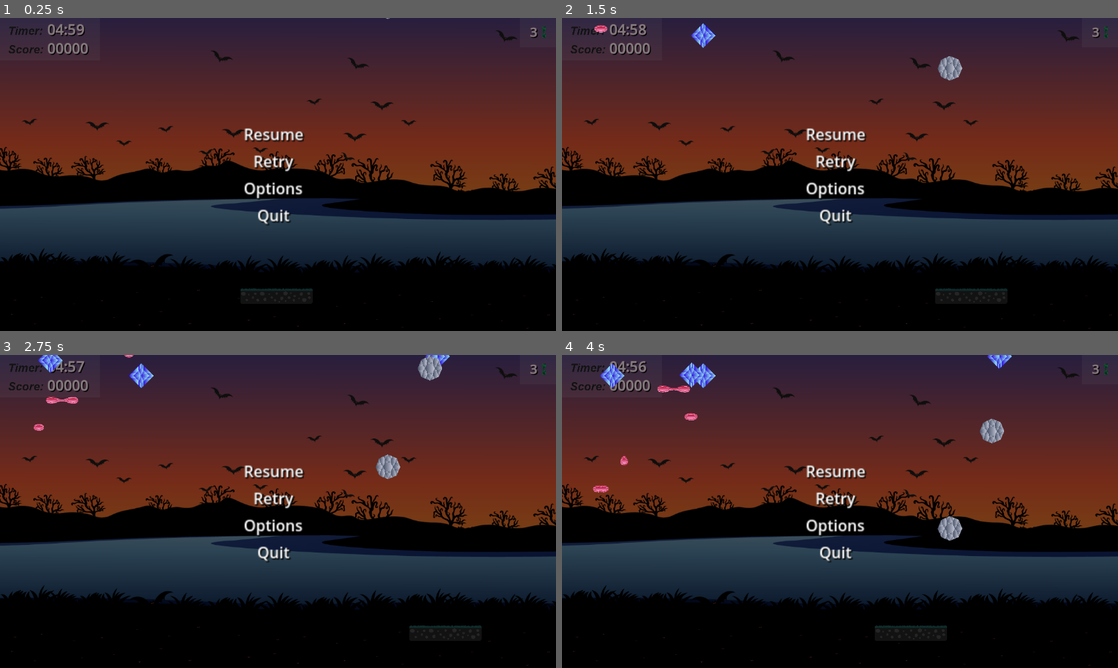
Above: before the commit, frames 1-4 (two rows, left to right).
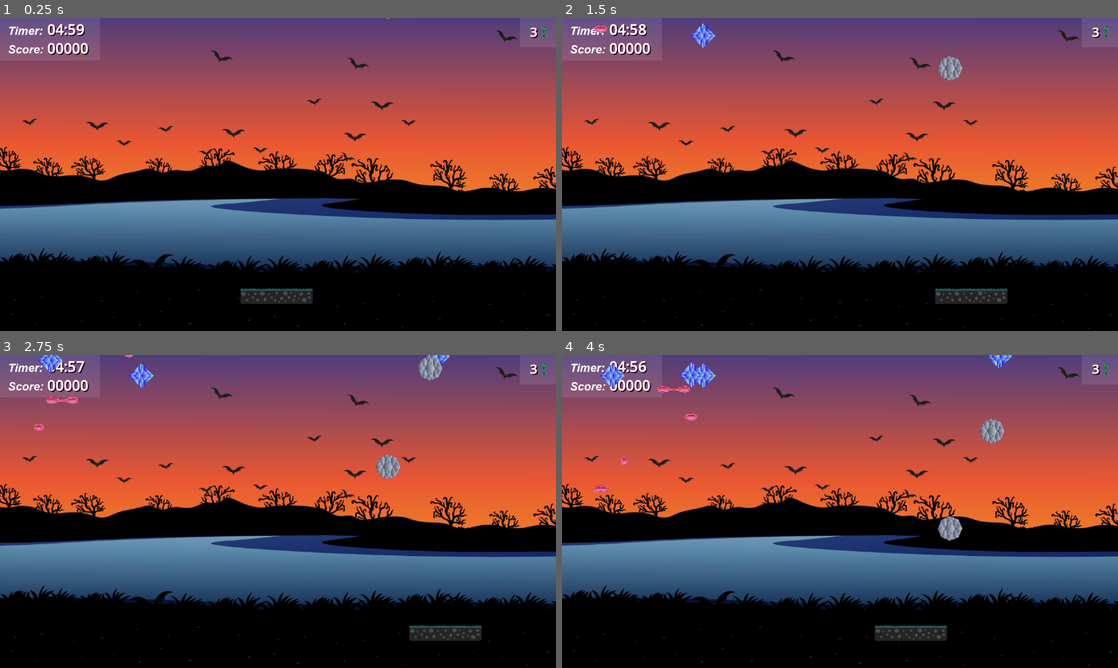
Above: after the commit, the same moments.

Repository: ZuNTeR/GemCatcher
Game: Godot game, scene res://scenes/game.tscn
Same seed, same stepped clock (60 frames per second), same inputs: the game is played once before the commit and once after it.
Inputs:
- Up to frame 1 (0.25 s): no input
- Up to frame 2 (1.5 s): hold D (right) 0.53-1.28 s; tap C (c) at 0.6 s; tap X (x) at 0.8, 1.35 s; hold A (left) from 1.28 s (still down)
- Up to frame 3 (2.75 s): tap C (c) at 1.55, 2.1 s; release A (left) at 2.03 s; hold D (right) from 2.03 s (still down); tap X (x) at 2.3 s
- Up to frame 4 (4 s): release D (right) at 2.78 s; hold W (up) 2.78-3.53 s; tap X (x) at 2.85, 3.8 s; tap C (c) at 3.05 s; hold A (left) from 3.53 s (still down); tap Z (z) at 3.6 s

The runs differ from the first frame. In frame 1, 68% of the frame differs, in the area x 0-100%, y 0-100%; in frame 2, 68%; in frame 3, 67%; in frame 4, 67%.

Commit message:
timer/score pronto

Diff:
--- a/scenes/game.gd
+++ b/scenes/game.gd
@@ -172,7 +172,6 @@
 
 func ricochet_gem() -> void:
 	if numeroRicochets != 1:
-		numeroRicochets = 1
 		if lado == 1 and ladoIr == 0:
 			ladoIr = randi_range(-100, -50)
 		elif lado == 2 and ladoIr == 0:
--- a/scenes/game.tscn
+++ b/scenes/game.tscn
@@ -12,8 +12,8 @@
 [ext_resource type="PackedScene" uid="uid://pm361haybj3e" path="res://scenes/doublepaddle.tscn" id="6_i45sq"]
 [ext_resource type="AudioStream" uid="uid://bdkydogjxp6m7" path="res://assets/explode.wav" id="7_3yv10"]
 [ext_resource type="Texture2D" uid="uid://bxcat4ogrjgs5" path="res://assets/gemas_Sprite de gema de adição de tempo.png" id="9_g081d"]
-[ext_resource type="Texture2D" uid="uid://2x46gro4nhn5" path="res://assets/Ui_Prancheta 1.png" id="9_wfcf6"]
-[ext_resource type="Texture2D" uid="uid://bfqr4t6t5sl3q" path="res://assets/Ui 1_Prancheta 1.png" id="10_o0qd7"]
+[ext_resource type="Texture2D" uid="uid://bfqr4t6t5sl3q" path="res://assets/Ui_Branco_transparente_10%.png" id="10_o0qd7"]
+[ext_resource type="Texture2D" uid="uid://dcndhv260pt3c" path="res://assets/Ui_Timer_Score.png" id="12_k0idk"]
 [ext_resource type="PackedScene" uid="uid://cwvf7d7t262fb" path="res://scenes/pause.tscn" id="15_1qjsh"]
 
 [sub_resource type="WorldBoundaryShape2D" id="WorldBoundaryShape2D_t4kwg"]
@@ -91,7 +91,7 @@
 [node name="UiPrancheta1" type="Sprite2D" parent="Infos"]
 position = Vector2(94, 34)
 scale = Vector2(0.225455, 0.225455)
-texture = ExtResource("9_wfcf6")
+texture = ExtResource("12_k0idk")
 
 [node name="Ui1Prancheta1" type="Sprite2D" parent="Infos"]
 position = Vector2(1190, 2.00002)
@@ -159,6 +159,7 @@
 texture = ExtResource("9_g081d")
 
 [node name="Pause" parent="." instance=ExtResource("15_1qjsh")]
+visible = false
 position = Vector2(-7, 9)
 
 [connection signal="area_entered" from="Paddle" to="." method="_on_paddle_area_entered"]
--- a/scenes/pause.tscn
+++ b/scenes/pause.tscn
@@ -1,6 +1,6 @@
 [gd_scene load_steps=2 format=3 uid="uid://cwvf7d7t262fb"]
 
-[ext_resource type="Texture2D" uid="uid://swkeikwruimo" path="res://assets/Ui 2_Prancheta 1.png" id="1_h2bhw"]
+[ext_resource type="Texture2D" uid="uid://swkeikwruimo" path="res://assets/Ui_Preto_transparente_50%.png" id="1_h2bhw"]
 
 [node name="Pause" type="Node2D"]
 
Renamed: assets/Ui 1_Prancheta 1.png -> assets/Ui_Branco_transparente_10%.png
Not shown, added: assets/Ui_Branco_transparente_10%.png.import
Binary file removed: assets/Ui_Prancheta 1.png
Renamed: assets/Ui 2_Prancheta 1.png -> assets/Ui_Preto_transparente_50%.png
Not shown, changed: assets/Ui_Preto_transparente_50%.png.import
Binary file added: assets/Ui_Timer_Score.png
Not shown, changed: assets/Ui_Timer_Score.png.import
Binary file added: assets/background 1-01.png
Not shown, changed: assets/background 1-01.png.import
